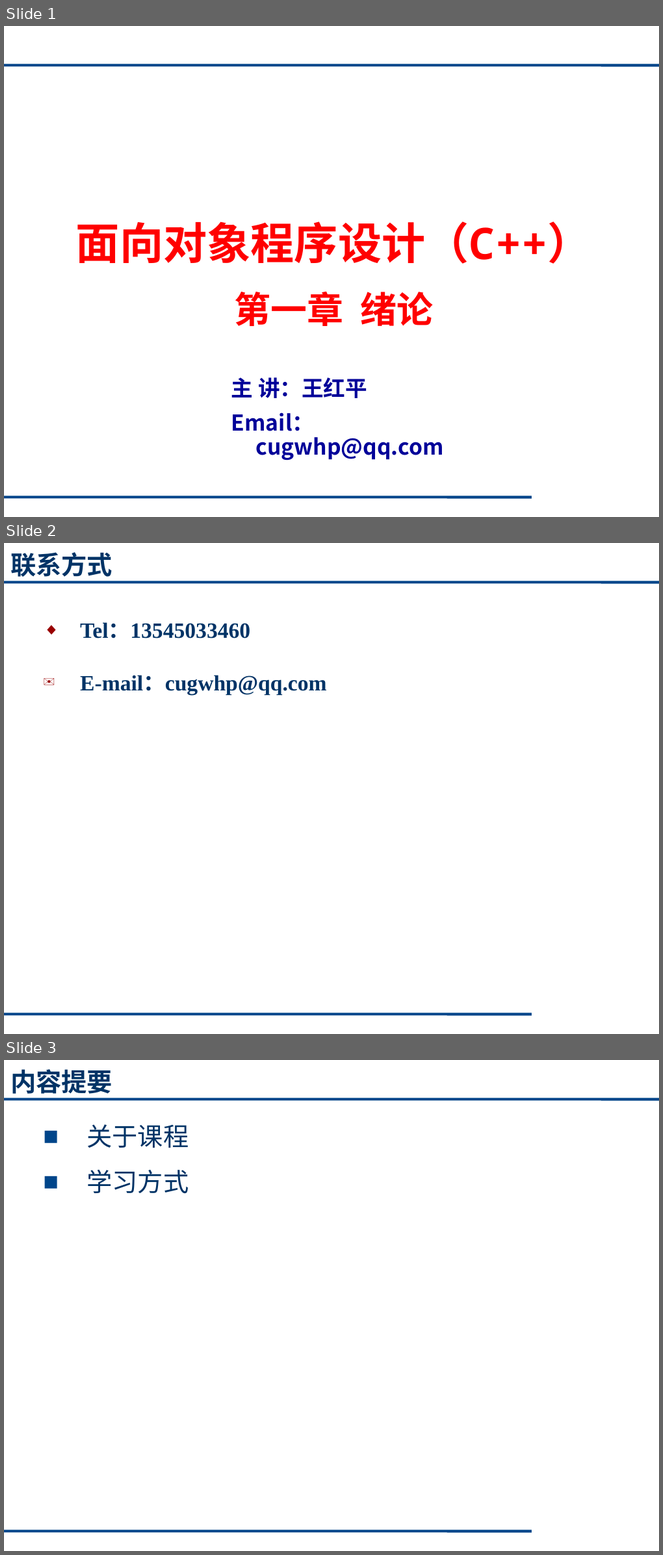
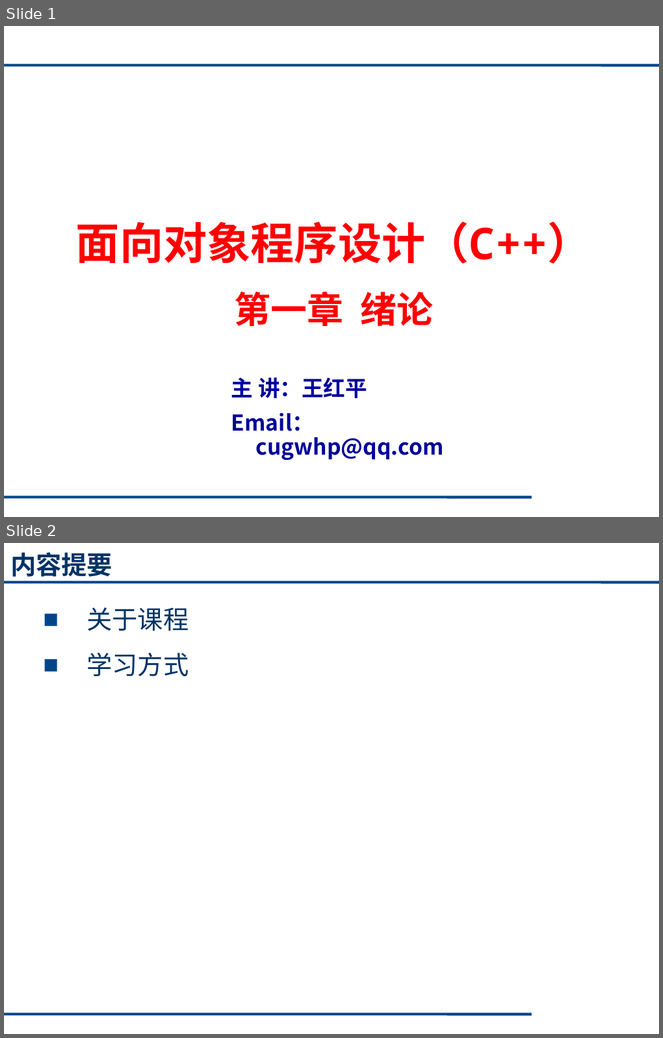
Before and after one commit to cugwhp/OOPCPP, a slide deck: 02. PPT/Fall/C++_绪论1.pptx. Shown one above the other, each under a label of ours: slides 1, 2 and 3 before the commit, slides 1 and 2 after it. The pictures are 663x1555 and 663x1038 pixels, drawn with LibreOffice and Linux fonts; fonts in the diff are those of the drawing; background and template pictures are left out. Boxes give left, top, right and bottom in pixels: in the first picture for what was removed or moved away, otherwise in the second. Text is boxed around its words. In the diff, an @@ line names an element or a change of style, - is before the commit and + after.

```diff
--- a/02. PPT/Fall/C++_绪论1.pptx
+++ b/02. PPT/Fall/C++_绪论1.pptx
@@ slide 2 removed at box(4, 543, 659, 1034), background #FFFFFF; not listed: 2 template elements that a slide beside it also shows @@
@@ title removed at box(10, 552, 113, 581) @@
-联系方式
@@ text removed at box(80, 622, 326, 695) @@
-◆ Tel：13545033460
-✉ E-mail：cugwhp@qq.com
@@ what was slide 3 is now slide 2 @@
```
Also in this commit, not shown: 9 slides changed, 2 slides added, 2 other slides removed, 1 other file.
